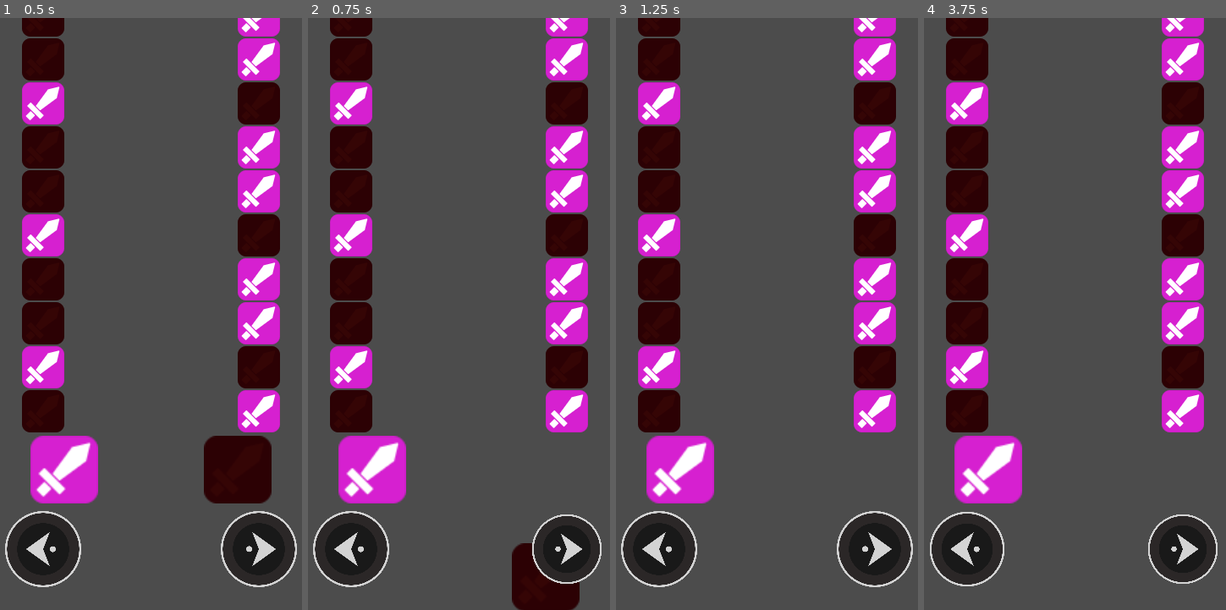
Above: before the commit, frames 1-4 (left to right).
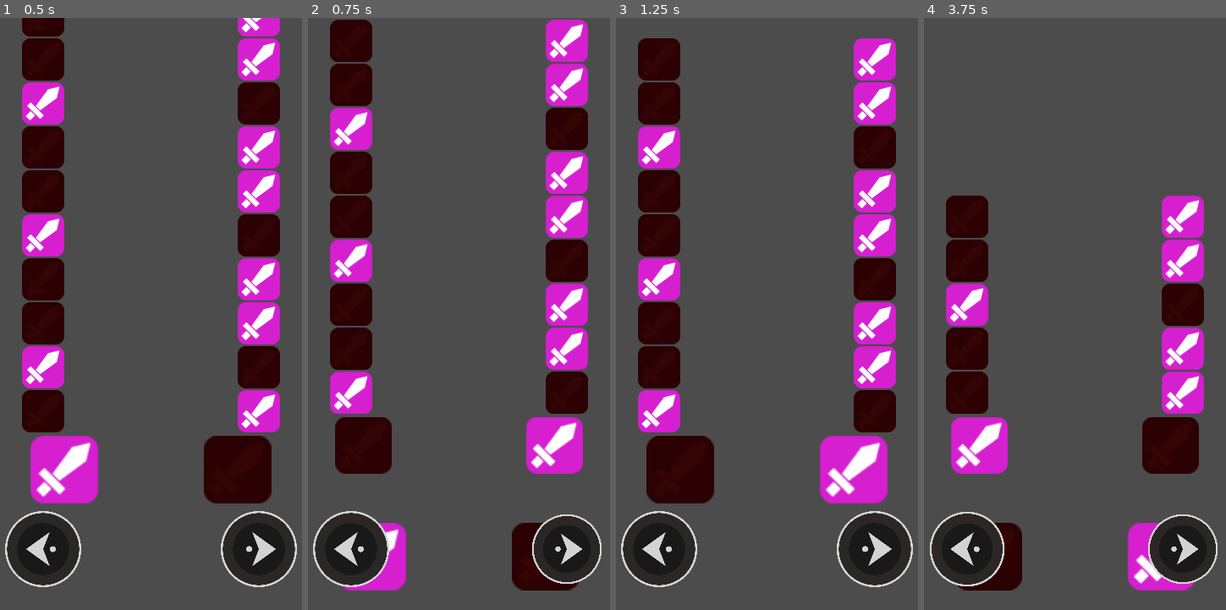
Above: after the commit, the same moments.

Repository: Raizu548/JAM-ChacoDevs
Game: Godot game, scene res://juego/nivel/Nivel.tscn
Two runs of this game, one before a commit and one after it. Both use one fixed random seed, a clock stepped at 60 frames per second and the inputs below. The project has no main scene, so this scene is started directly.
Inputs:
- Up to frame 1 (0.5 s): no input
- Up to frame 2 (0.75 s): tap Enter at 0.5 s; tap Right (flecha_der) at 0.6 s
- Up to frame 3 (1.25 s): no input
- Up to frame 4 (3.75 s): tap Space at 1.25, 2.75 s; hold Left (flecha_izq) 1.28-2.03 s; tap Right (flecha_der) every 0.75 s from 1.35 to 3.6 s; tap Enter at 2, 3.5 s; hold Left (flecha_izq) from 3.53 s (still down)

Frame 1 is identical in both runs. In frame 2, 18% of the frame differs, in the area x 7-93%, y 0-100%; in frame 3, 18%; in frame 4, 22%, in the area x 7-93%, y 0-97%.

Commit message:
agrandamiento de los primeros en la fila
Agranda los objetos que esta primero en la fila

Diff:
--- a/juego/botones/BotonFlecha.gd
+++ b/juego/botones/BotonFlecha.gd
@@ -5,7 +5,6 @@
 
 
 func esPresionado() -> void:
-	print("Presionado")
 	animacion.play("presionado")
 
 func _on_Button_pressed() -> void:
--- a/juego/nivel/Nivel.gd
+++ b/juego/nivel/Nivel.gd
@@ -8,7 +8,10 @@
 onready var contPosDer = $ConPosDer
 onready var posFueraDer = $PositionFueraDer
 onready var posFueraIzq = $PositionFueraIzq
-onready var tween = $Tween
+onready var contenedorDer = $contenedorDer
+onready var contenedorIzq = $contenedorIzq
+onready var tween = $TweenDesplazamiento
+onready var tweenDesap = $TweenDesaparecer
 
 var tamano = 1.6
 
@@ -38,11 +41,13 @@
 	if Input.is_action_just_pressed("flecha_der"):
 		botonDer.esPresionado()
 		var objeto: CuadroAccion = get_node("contenedorDer").get_child(0)
-		print(objeto.get_tipo())
-		print(objeto)
-		tween.interpolate_property(objeto,"position",objeto.global_position,posFueraDer.global_position,
-		0.2, Tween.TRANS_LINEAR,Tween.EASE_IN_OUT)
-		tween.start()
+		desaparecer_objeto(objeto,posFueraDer)
+		objeto = get_node("contenedorIzq").get_child(0)
+		desaparecer_objeto(objeto,posFueraIzq)
+
+		bajar_cuadros(contPosDer,contenedorDer)
+		bajar_cuadros(contPosIzq,contenedorIzq)
+		agrandar_ambos_primero()
 
 	elif Input.is_action_just_pressed("flecha_izq"):
 		botonIzq.esPresionado()
@@ -61,3 +66,43 @@
 func agrandar_objeto(objeto: CuadroAccion, tamano) -> void:
 	print(objeto)
 	objeto.agrandar(tamano)
+
+
+func agrandar_ambos_primero() -> void:
+	var objDer = get_node("contenedorDer").get_child(1)
+	var objIzq = get_node("contenedorIzq").get_child(1)
+	print("objeDer: " , objDer, " - objetoIzq: " , objIzq)
+	tween.interpolate_property(objDer,"scale",Vector2(1,1), Vector2(tamano,tamano), 0.2,
+		Tween.TRANS_LINEAR,Tween.EASE_IN_OUT)
+	tween.start()
+	tween.interpolate_property(objIzq,"scale",Vector2(1,1), Vector2(tamano,tamano), 0.2,
+		Tween.TRANS_LINEAR,Tween.EASE_IN_OUT)
+	tween.start()
+
+
+func bajar_cuadros(contenedorPos: Node2D, contObj: Node) -> void:
+	##var posiciones = contenedorPos.get_child_count() -1
+	var posiciones = contObj.get_child_count() -1
+	print(posiciones)
+	for i in range(posiciones):
+		print(i)
+		var posAbajo = contenedorPos.get_child(i)
+		var objeto = contObj.get_child(i +1)
+		tween.interpolate_property(objeto, "position", objeto.global_position, posAbajo.global_position,
+		0.2, Tween.TRANS_LINEAR, tween.EASE_IN_OUT)
+		tween.start()
+
+
+func desaparecer_objeto(objeto: CuadroAccion, posFuera) -> void:
+	tweenDesap.interpolate_property(objeto,"position",objeto.global_position,posFuera.global_position,
+		0.2, Tween.TRANS_LINEAR,Tween.EASE_IN_OUT)
+	tweenDesap.start()
+	#objeto.queue_free()
+
+
+func agregar_nuevo_cuadro() -> void:
+	pass
+
+
+func _on_TweenDesaparecer_tween_completed(object: Object, key: NodePath) -> void:
+	object.queue_free()
--- a/juego/nivel/Nivel.tscn
+++ b/juego/nivel/Nivel.tscn
@@ -97,9 +97,13 @@
 [node name="contenedorDer" type="Node" parent="."]
 
 [node name="PositionFueraDer" type="Position2D" parent="."]
-position = Vector2( 315, 752 )
+position = Vector2( 315, 710 )
 
 [node name="PositionFueraIzq" type="Position2D" parent="."]
-position = Vector2( 110, 752 )
+position = Vector2( 110, 710 )
 
-[node name="Tween" type="Tween" parent="."]
+[node name="TweenDesplazamiento" type="Tween" parent="."]
+
+[node name="TweenDesaparecer" type="Tween" parent="."]
+
+[connection signal="tween_completed" from="TweenDesaparecer" to="." method="_on_TweenDesaparecer_tween_completed"]
